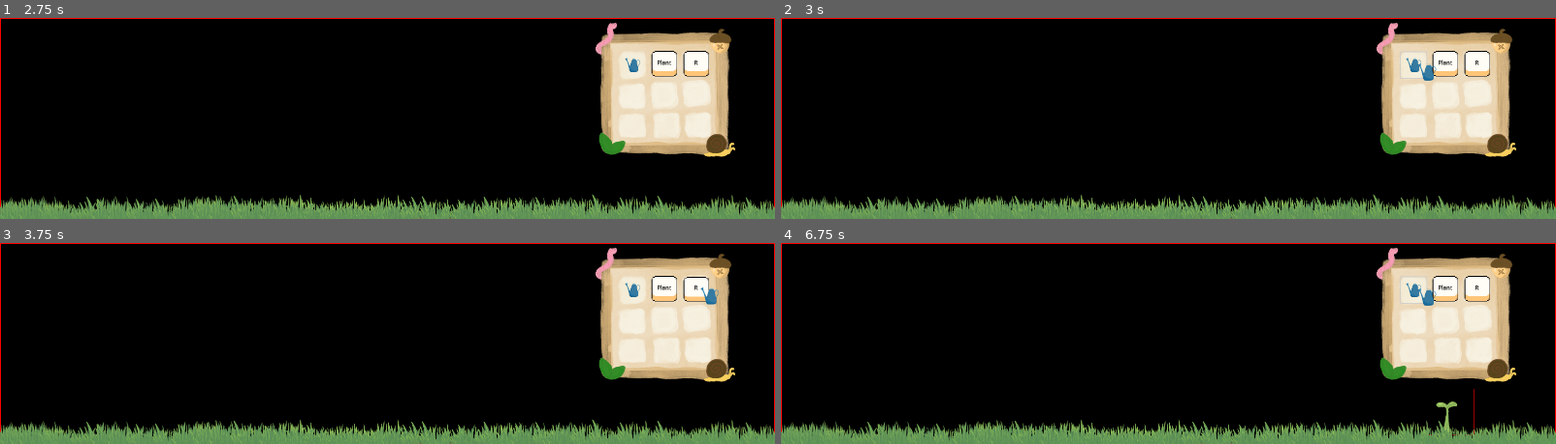
Above: before the commit, frames 1-4 (two rows, left to right).
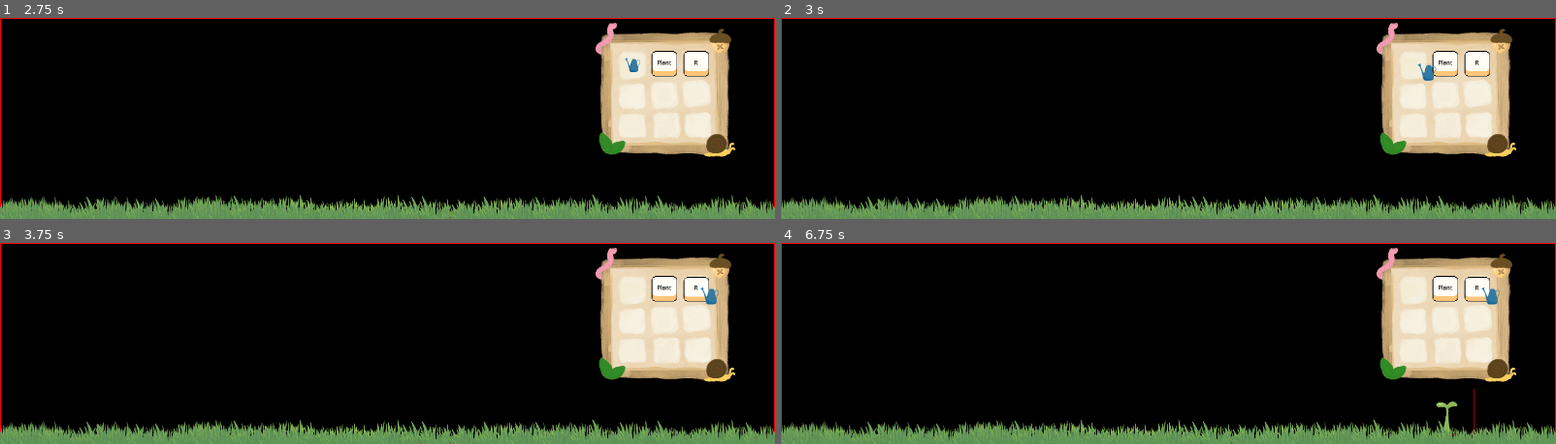
Above: after the commit, the same moments.

Repository: 9er-tom/desktop-forest
Game: Godot game, scene res://main.tscn
Two runs of this game, one before a commit and one after it. Both use one fixed random seed, a clock stepped at 60 frames per second and the inputs below.
Inputs (mouse positions are in pixels of both pictures, inside the frame that each line leads up to; where the layout moved, square brackets give the same spot in the first picture):
- Up to frame 1 (2.75 s): click (713, 132) at 0.5 s; click (720, 42) at 1.25 s; click (713, 132) at 2 s
- Up to frame 2 (3 s): click (1416, 64) at 2.75 s
- Up to frame 3 (3.75 s): click "R" at 3.5 s
- Up to frame 4 (6.75 s): click "Plant" at 4.25 s; click (1501, 267) at 5 s; click (1494, 357) at 5.75 s; click (1478, 289) [1416, 289] at 6.5 s

Frame 1 is identical in both runs. In frame 2, 0.1% of the frame differs, in the area x 79-84%, y 16-31%; in frame 3, less than 0.1%; in frame 4, 0.4%, in the area x 79-93%, y 16-32%.

Commit message:
hide tool icon after pickup

Diff:
--- a/main.tscn
+++ b/main.tscn
@@ -179,7 +179,7 @@
 label_settings = SubResource("LabelSettings_272bh")
 horizontal_alignment = 1
 
-[node name="CursorTool" type="AnimatedSprite2D" parent="."]
+[node name="CursorTool" type="AnimatedSprite2D" parent="." node_paths=PackedStringArray("waterButton")]
 visible = false
 z_index = 1000
 z_as_relative = false
@@ -187,6 +187,7 @@
 sprite_frames = ExtResource("17_yaehf")
 animation = &"wateringCan"
 script = ExtResource("14_w48qg")
+waterButton = NodePath("../ToolboxUi/toolbox/WaterBtn")
 
 [node name="GroundSlot" type="Control" parent="."]
 layout_mode = 1
--- a/scripts/ui/cursorTool.gd
+++ b/scripts/ui/cursorTool.gd
@@ -2,7 +2,9 @@
 class_name CursorTool
 
 @export var mouseOffset := Vector2(20,20)
+@export var waterButton: Control
 
+var lastButton: Control
 # icons should be 256x256
 
 enum GardenTools {WATERING_CAN, SEED, SHOVEL, NONE}
@@ -17,11 +19,14 @@
 		frame = 0
 	if Input.is_action_just_released("Cancel"):
 		set_current_tool(GardenTools.NONE)
+		lastButton.visible = true
 
 func set_current_tool(tool: GardenTools):
 	currentTool = tool
 	match currentTool:
 		GardenTools.WATERING_CAN:
+			waterButton.visible = false
+			lastButton = waterButton
 			animation = "wateringCan"
 			frame = 0
 		GardenTools.SHOVEL:
@@ -31,4 +36,3 @@
 			visible = false
 			return
 	visible = true
-		# todo change texture to correct tool
